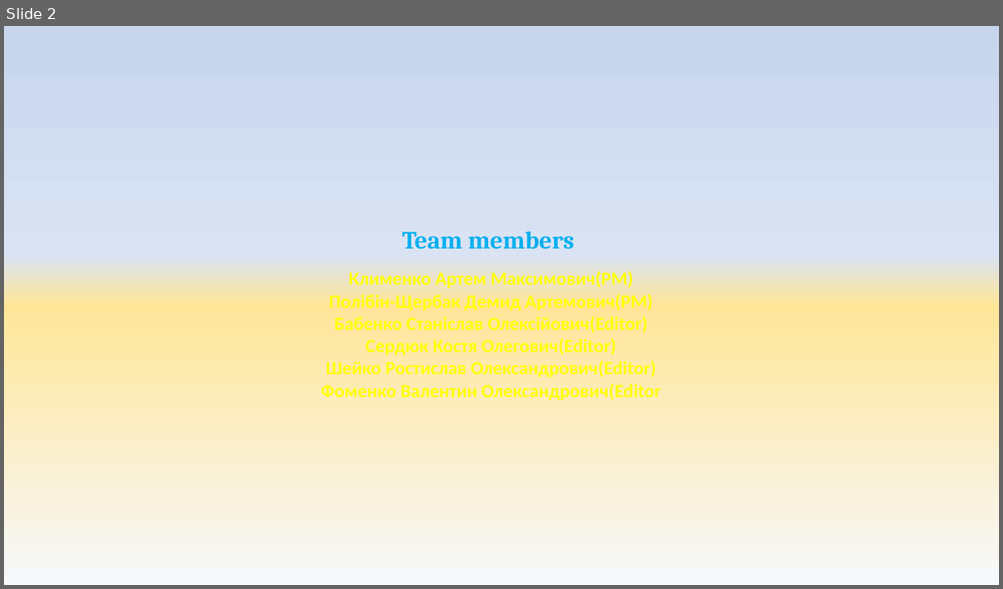
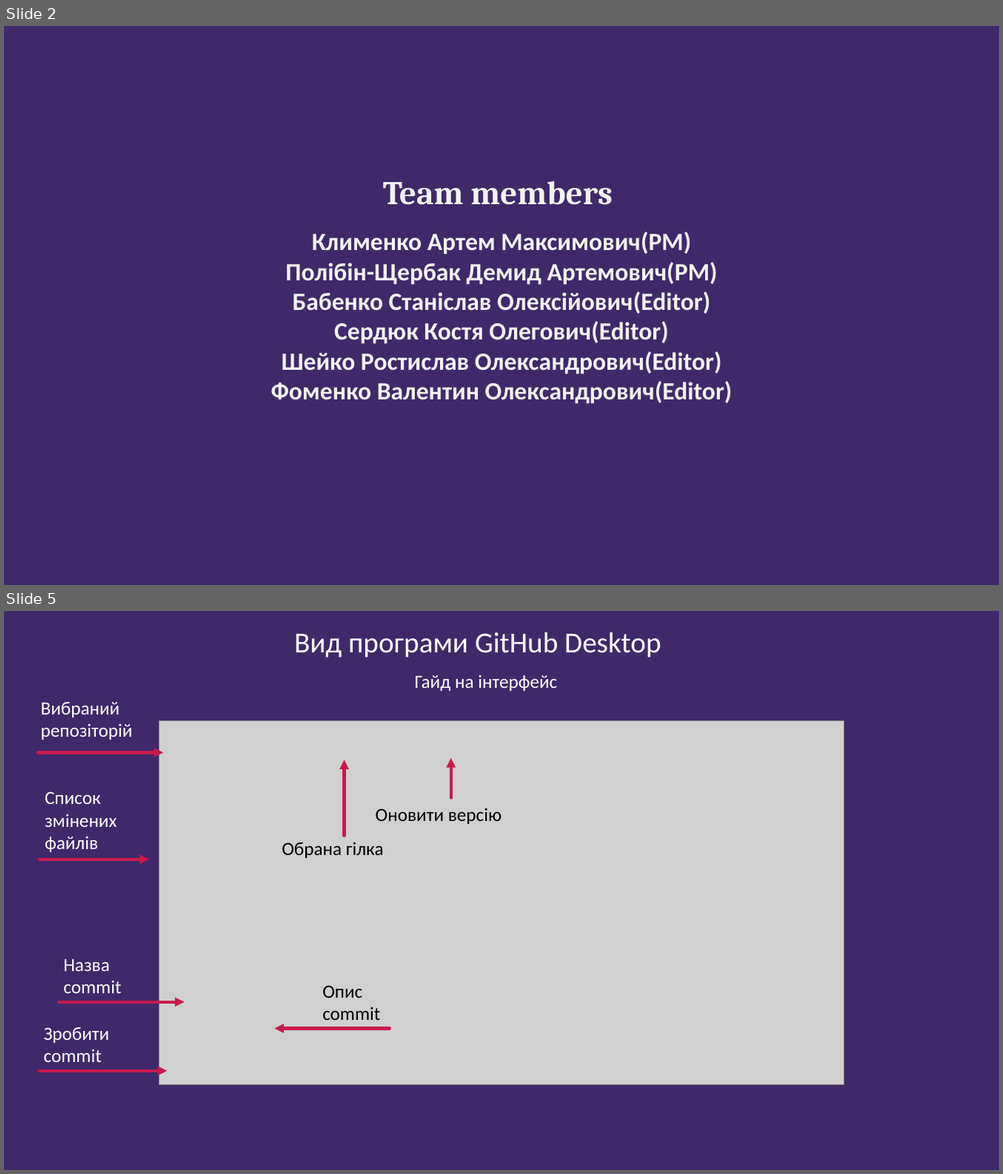
Before and after one commit to ArtemKlym/git_presentation, a slide deck: Git_1 part.pptx. Shown one above the other, each under a label of ours: slide 2 before the commit, slides 2 and 5 after it; the slides between them are not shown. The pictures are 1003x589 and 1003x1174 pixels, drawn with LibreOffice and Linux fonts; fonts in the diff are those of the drawing; grey boxes stand for pictures; background and template pictures are left out. Boxes give left, top, right and bottom in pixels: in the first picture for what was removed or moved away, otherwise in the second. Text is boxed around its words. In the diff, an @@ line names an element or a change of style, - is before the commit and + after.

Commit message:
Add2SlidesAboutGitDesktop

```diff
--- a/Git_1 part.pptx
+++ b/Git_1 part.pptx
@@ slide 5 added at bbox=[4, 611, 999, 1170], background picture (left out) @@
@@ text added at bbox=[294, 632, 660, 658], 28 pt, text #FFFFFF @@
+Вид програми GitHub Desktop
@@ text added at bbox=[415, 675, 557, 691], 18 pt, text #FFFFFF @@
+Гайд на інтерфейс
@@ text added at bbox=[41, 702, 133, 740], 18 pt, text #FFFFFF @@
+Вибраний репозіторій
@@ picture added at bbox=[159, 721, 844, 1085] @@
@@ arrow added from (37, 753) to (163, 753), #C9194C 3 pt @@
@@ arrow added from (344, 835) to (344, 760), #C9194C 3 pt @@
@@ arrow added from (451, 798) to (451, 758), #C9194C 3 pt @@
@@ text added at bbox=[45, 792, 116, 852], 18 pt, text #FFFFFF @@
+Список змінених файлів
@@ text added at bbox=[375, 808, 501, 824], 18 pt, text #000000 @@
+Оновити версію
@@ text added at bbox=[282, 842, 384, 858], 18 pt, text #000000 @@
+Обрана гілка
@@ arrow added from (39, 860) to (149, 860), #C9194C 3 pt @@
@@ text added at bbox=[63, 960, 121, 994], 18 pt, text #FFFFFF @@
+Назва commit
@@ text added at bbox=[322, 985, 380, 1020], 18 pt, text #000000 @@
+Опис commit
@@ arrow added from (60, 1002) to (185, 1002), #C9194C 3 pt @@
@@ text added at bbox=[44, 1028, 110, 1062], 18 pt, text #FFFFFF @@
+Зробити commit
@@ arrow added from (390, 1029) to (274, 1029), #C9194C 3 pt @@
@@ arrow added from (39, 1071) to (167, 1071), #C9194C 3 pt @@
@@ slide 2 changed as well @@
@@ background gradient #F6F8FC to #FFE699 to #DAE3F3 to #C7D5ED to picture (left out) @@
@@ text at bbox=[271, 181, 732, 404]: text changed; size 18 to 24 pt; text colour #FFFF00 to #F2F2F2 @@
-Team members
-Клименко Артем Максимович(PM)
-Полібін-Щербак Демид Артемович(PM)
-Бабенко Станіслав Олексійович(Editor)
-Сердюк Костя Олегович(Editor)
-Шейко Ростислав Олександрович(Editor)
-Фоменко Валентин Олександрович(Editor
+Team members
+Клименко Артем Максимович(PM)
+Полібін-Щербак Демид Артемович(PM)
+Бабенко Станіслав Олексійович(Editor)
+Сердюк Костя Олегович(Editor)
+Шейко Ростислав Олександрович(Editor)
+Фоменко Валентин Олександрович(Editor)
```
Also in this commit, not shown: 6 other slides changed, 3 other slides added.
